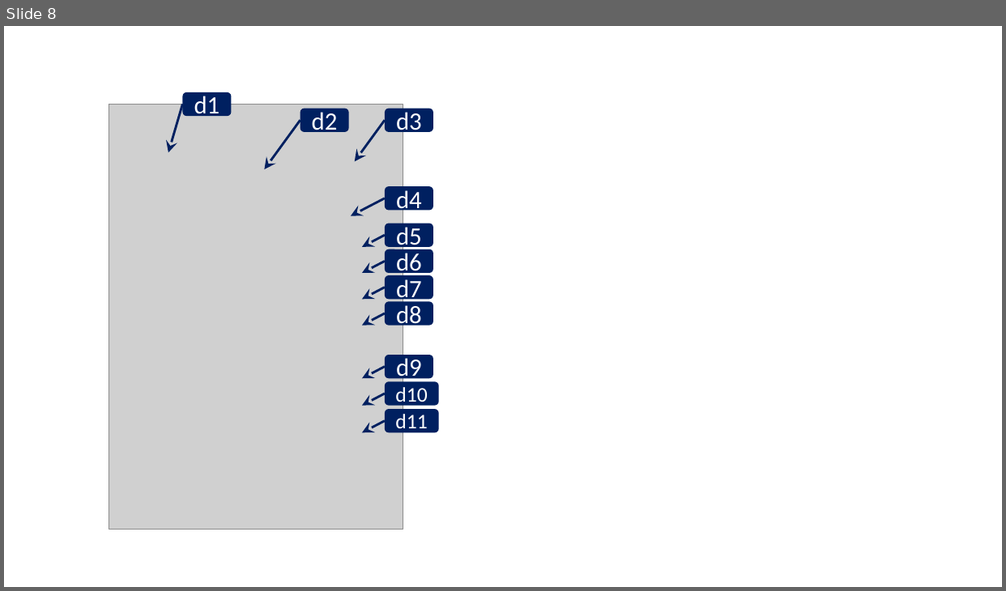
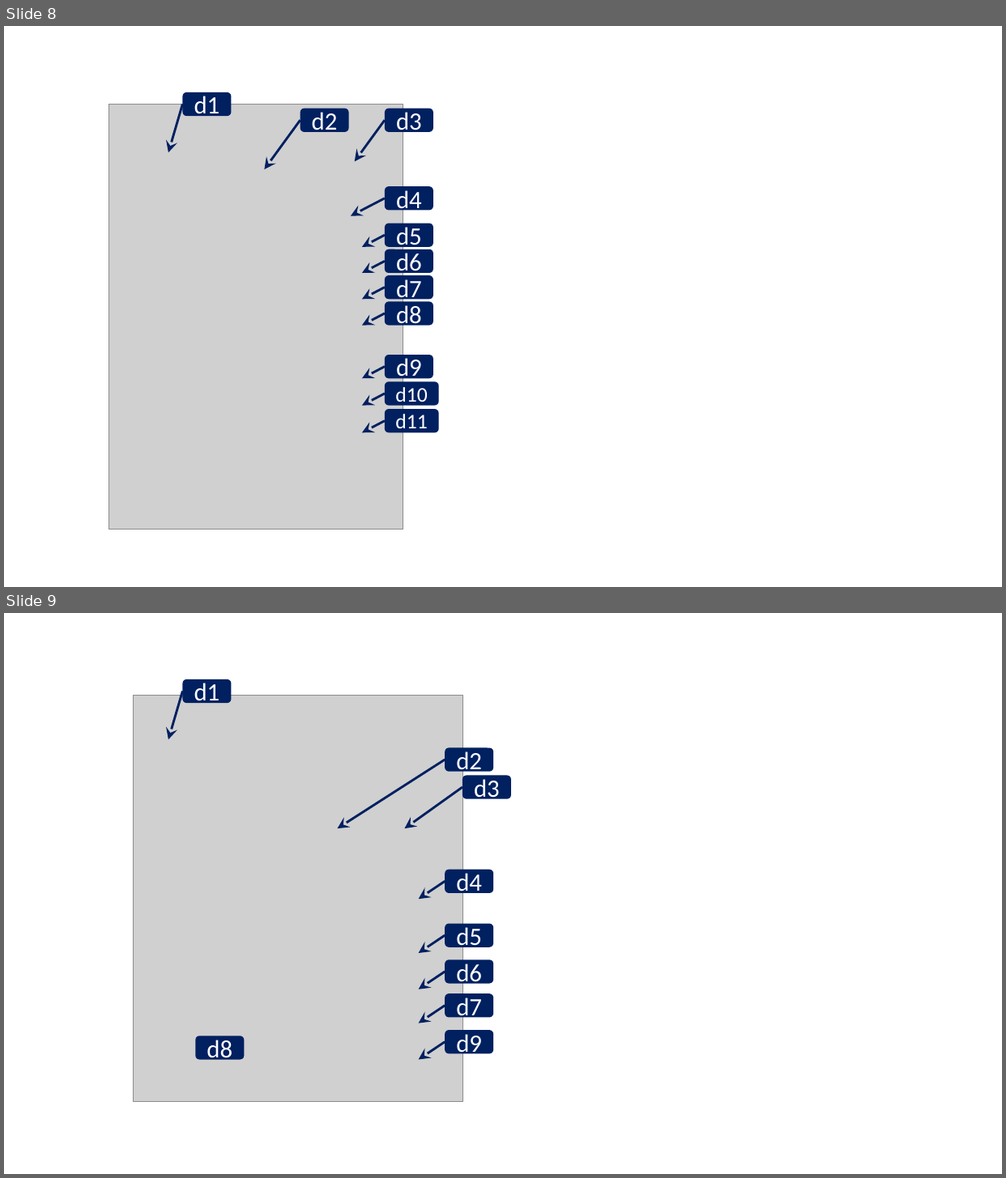
Before and after one commit to TakashiIjiri/TakashiIjiri.github.io, a slide deck: SoftRoiPainter3D/img/logo.pptx. Shown one above the other, each under a label of ours: slide 8 before the commit, slides 8 and 9 after it. The pictures are 1006x591 and 1006x1178 pixels, drawn with LibreOffice and Linux fonts; fonts in the diff are those of the drawing; grey boxes stand for pictures. Boxes give left, top, right and bottom in pixels: in the first picture for what was removed or moved away, otherwise in the second. Text is boxed around its words. In the diff, an @@ line names an element or a change of style, - is before the commit and + after.

```diff
--- a/SoftRoiPainter3D/img/logo.pptx
+++ b/SoftRoiPainter3D/img/logo.pptx
@@ slide 9 added at bbox=[4, 613, 1002, 1174], background #FFFFFF @@
@@ group added at bbox=[133, 679, 512, 1102]: 9 rounded rectangles, 8 arrows, 1 picture @@
+d2
+d3
+d1
+d4
+d5
+d6
+d7
+d9
+d8
```
Also in this commit, not shown: 10 other files.
